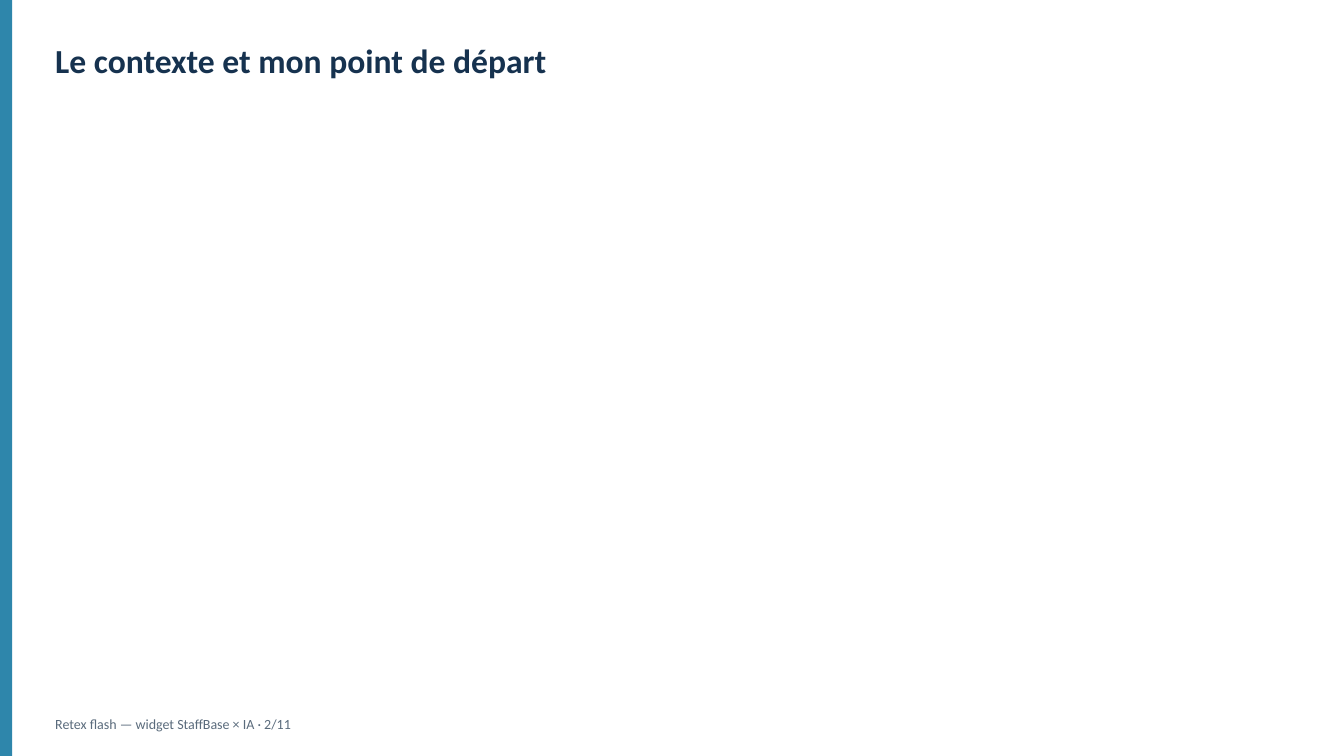
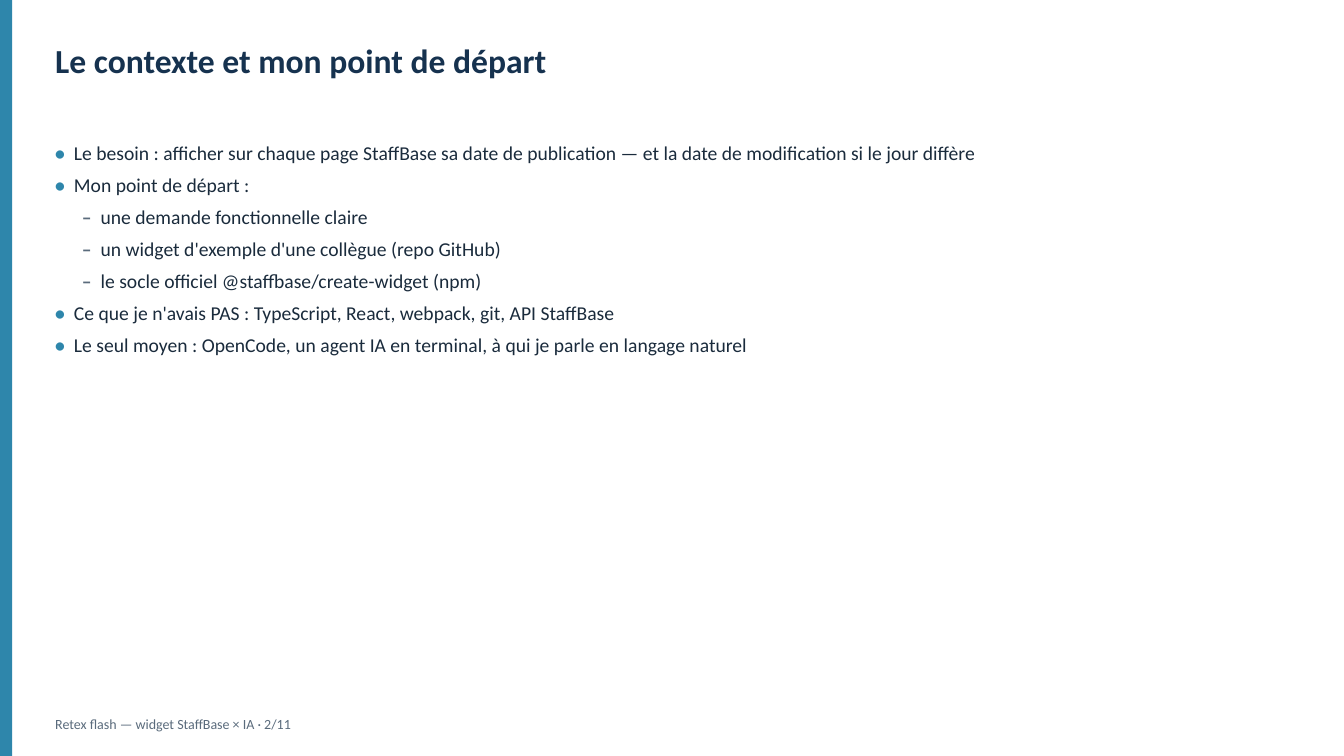
Before and after one commit to KleeFabienC/date-widget, a slide deck: slide 2 of Retex_Flash_Widget_Date_IA.pptx. Drawn at 1344x756 pixels with LibreOffice and Linux fonts; fonts in the diff are those of the drawing. Boxes give left, top, right and bottom in pixels: in the first picture for what was removed or moved away, otherwise in the second. Text is boxed around its words. In the diff, an @@ line names an element or a change of style, - is before the commit and + after.

```diff
--- a/Retex_Flash_Widget_Date_IA.pptx
+++ b/Retex_Flash_Widget_Date_IA.pptx
@@ text added at [74,146,975,356], 14 pt, text #1A2B3C @@
+• Le besoin : afficher sur chaque page StaffBase sa date de publication — et la date de modification si le jour diffère
+• Mon point de départ :
+– une demande fonctionnelle claire
+– un widget d'exemple d'une collègue (repo GitHub)
+– le socle officiel @staffbase/create-widget (npm)
+• Ce que je n'avais PAS : TypeScript, React, webpack, git, API StaffBase
+• Le seul moyen : OpenCode, un agent IA en terminal, à qui je parle en langage naturel
```
Also in this commit, not shown: 3 other slides changed, 2 other files.
